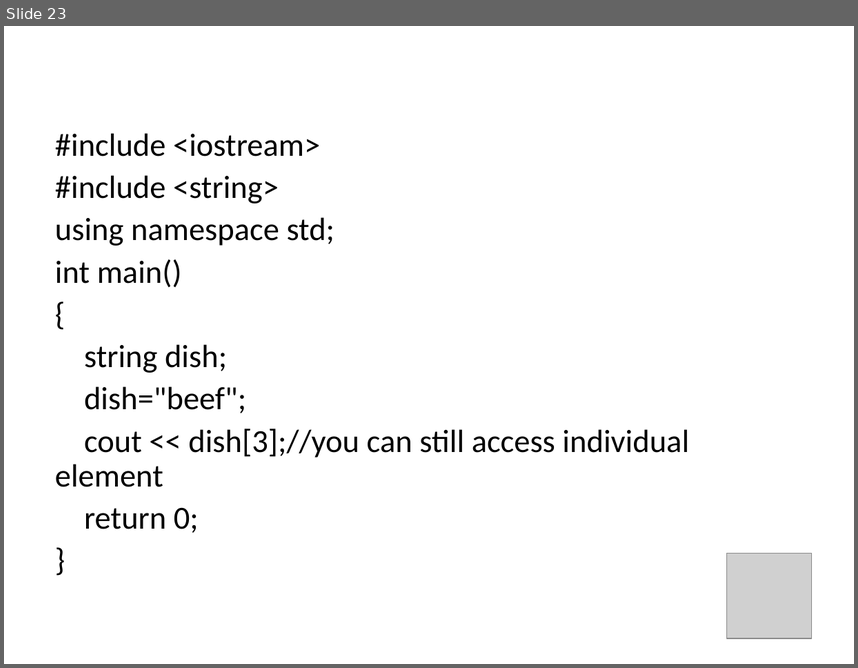
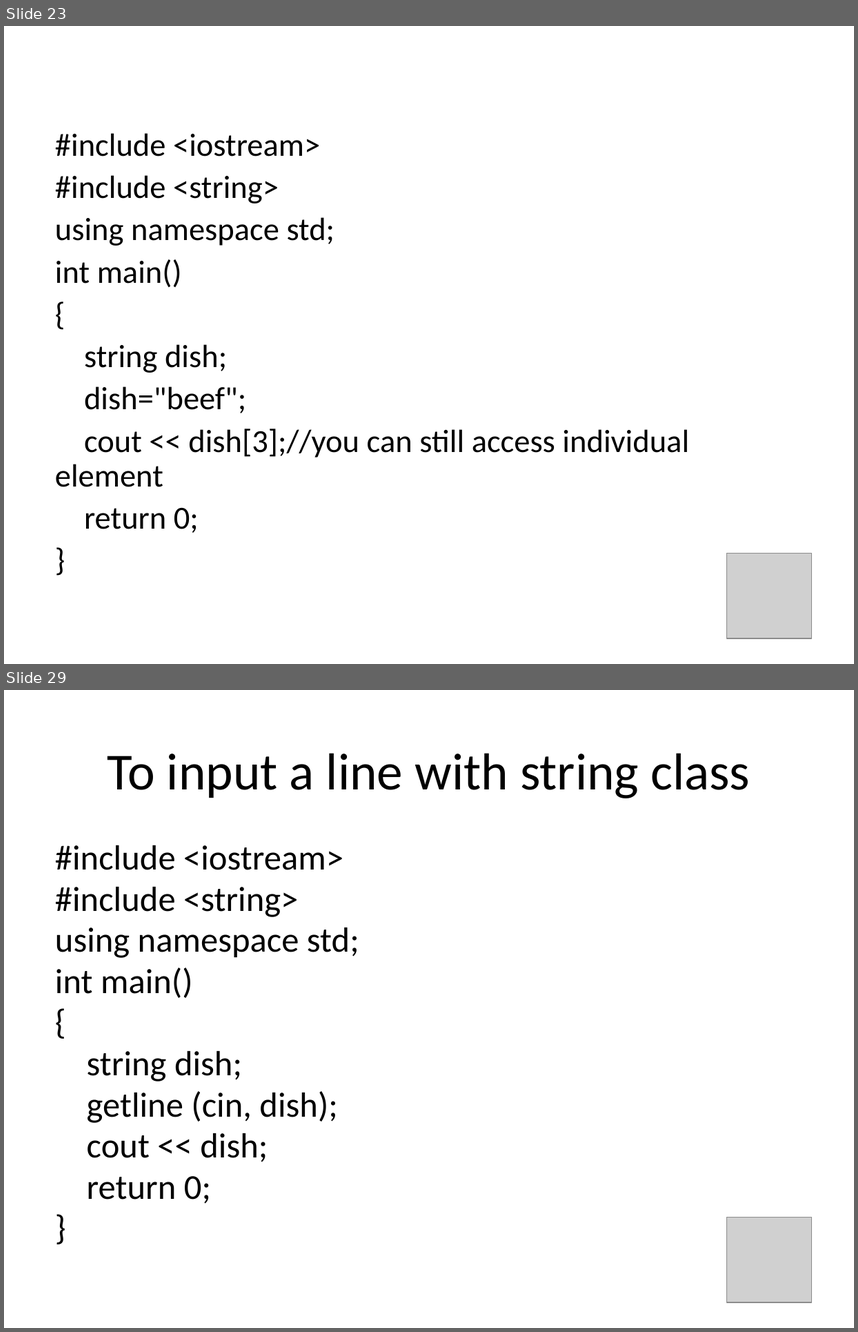
Before and after one commit to bwkeller/Computational_Physics, a slide deck: Slides/03_Arrays_Strings.odp. Shown one above the other, each under a label of ours: slide 23 before the commit, slides 23 and 29 after it; the slides between them are not shown. The pictures are 858x668 and 858x1332 pixels, drawn with LibreOffice and Linux fonts; fonts in the diff are those of the drawing; grey boxes stand for pictures. Boxes give left, top, right and bottom in pixels: in the first picture for what was removed or moved away, otherwise in the second. Text is boxed around its words. In the diff, an @@ line names an element or a change of style, - is before the commit and + after.

```diff
--- a/Slides/03_Arrays_Strings.odp
+++ b/Slides/03_Arrays_Strings.odp
@@ slide 29 added at box(4, 690, 854, 1328), background #FFFFFF @@
@@ title added at box(107, 753, 750, 798), 44 pt, text #000000 @@
+To input a line with string class
@@ text added at box(55, 845, 359, 1203), 29.6 pt, text #000000 @@
+#include <iostream>
+#include <string>
+using namespace std;
+int main()
+{
+string dish;
+getline (cin, dish);
+cout << dish;
+return 0;
+}
@@ picture added at box(726, 1217, 811, 1302) @@
```
Also in this commit, not shown: 7 other slides added, 1 other file.
